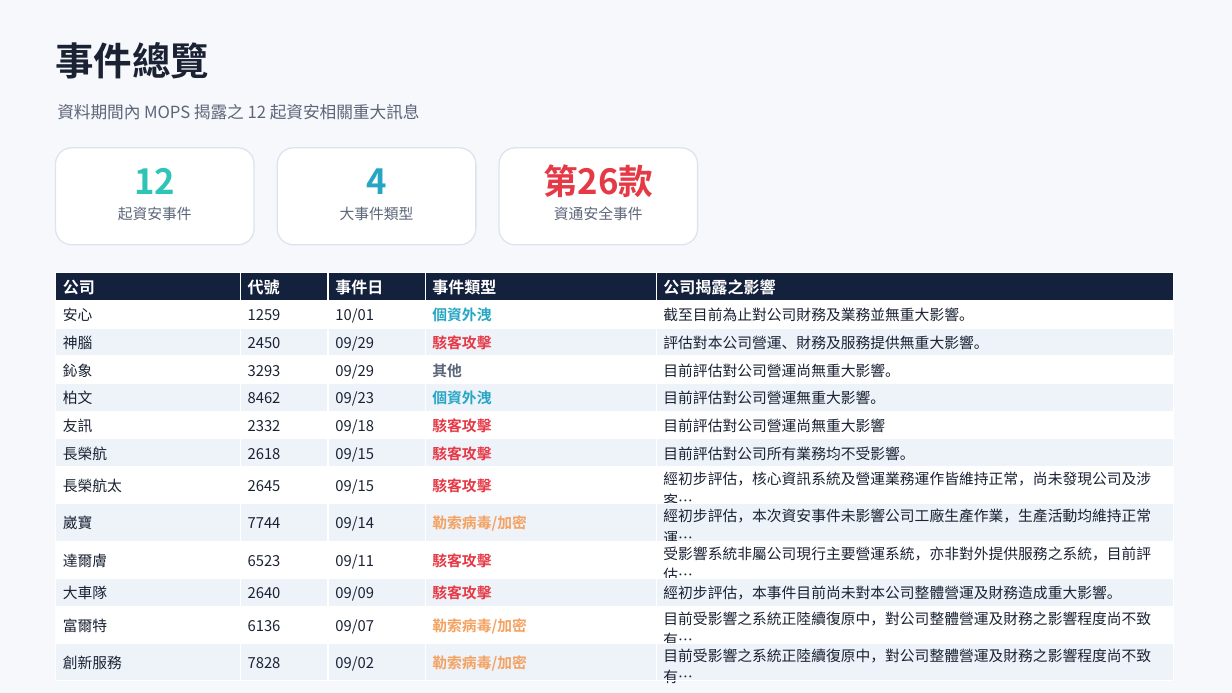
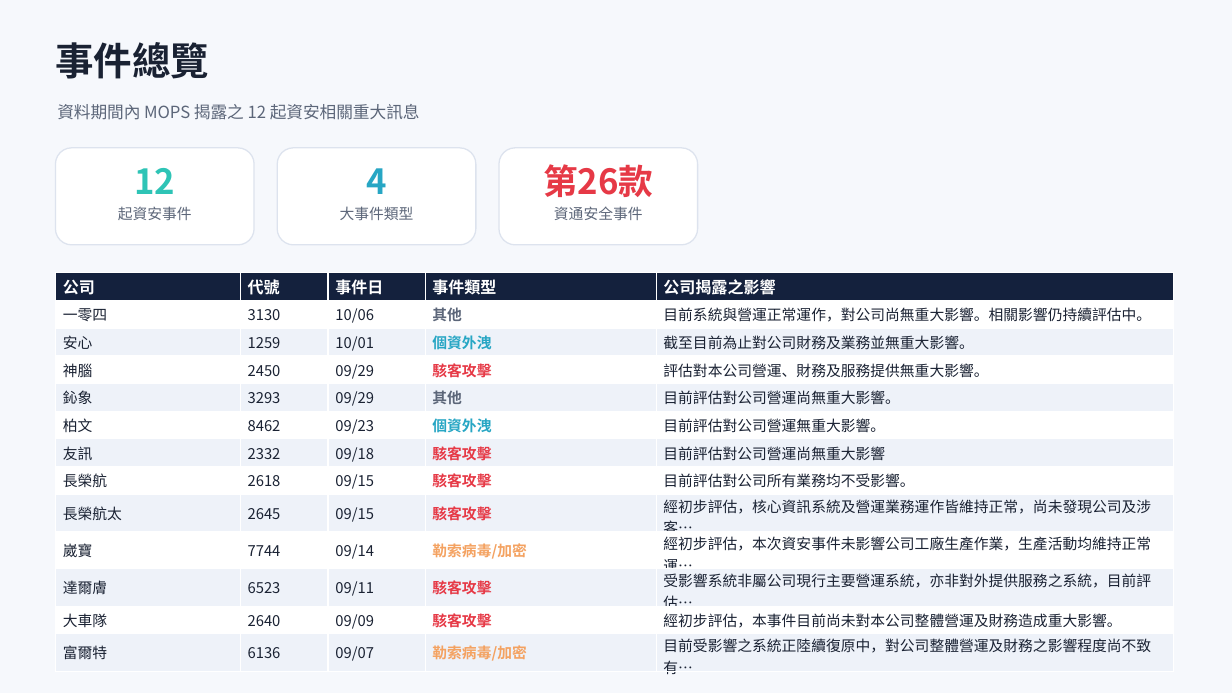
Before and after one commit to Johnnylin77/mops-isec-monitor, a slide deck: slide 2 of 資安事件因應分析.pptx. Drawn at 1232x693 pixels with LibreOffice and Linux fonts; fonts in the diff are those of the drawing. Boxes give left, top, right and bottom in pixels: in the first picture for what was removed or moved away, otherwise in the second. Text is boxed around its words. In the diff, an @@ line names an element or a change of style, - is before the commit and + after.

```diff
--- a/資安事件因應分析.pptx
+++ b/資安事件因應分析.pptx
@@ table at bbox=[55, 273, 1174, 678] @@
+row 2: 一零四 | 3130 | 10/06 | 其他 | 目前系統與營運正常運作，對公司尚無重大影響。相關影響仍持續評估中。
-row 13: 創新服務 | 7828 | 09/02 | 勒索病毒/加密 | 目前受影響之系統正陸續復原中，對公司整體營運及財務之影響程度尚不致有…
```
Also in this commit, not shown: 6 other slides changed, 2 other files.
